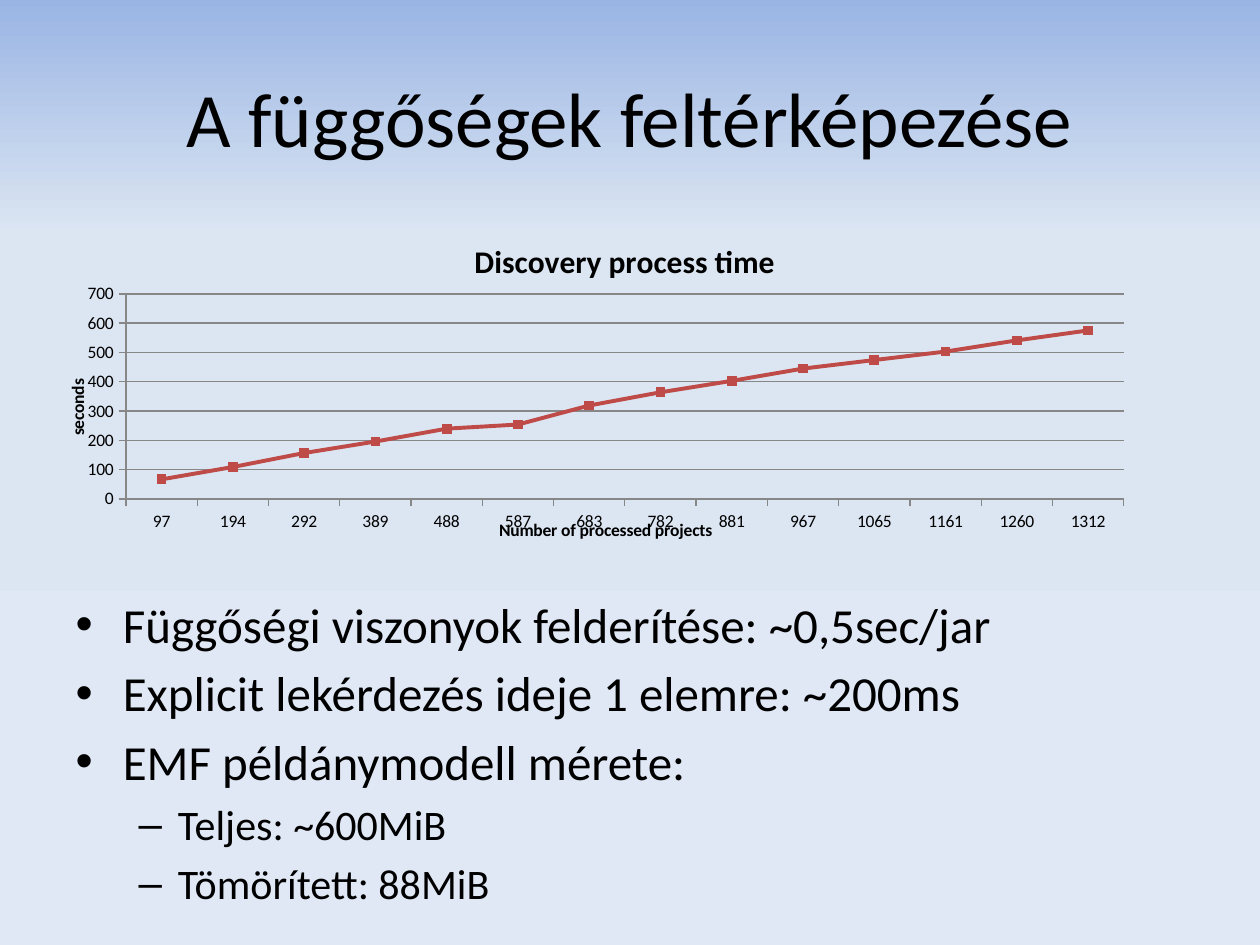
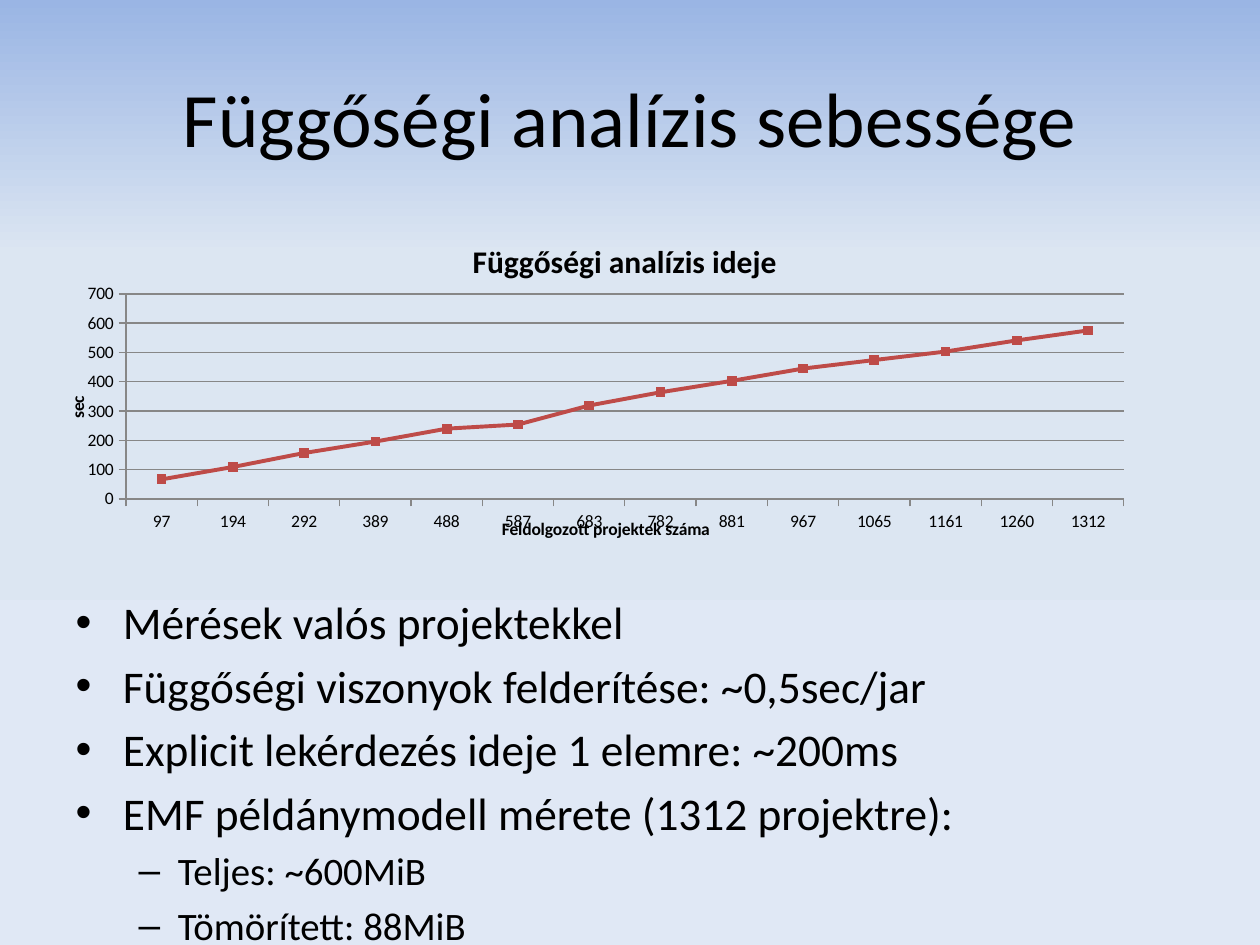
Before and after one commit to donat/incquery-deps, a slide deck: slide 15 of incquery-deps-documentation/presentation/tdk_pres_hu_v2.pptx. Drawn at 1260x945 pixels with LibreOffice and Linux fonts; fonts in the diff are those of the drawing. Boxes give left, top, right and bottom in pixels: in the first picture for what was removed or moved away, otherwise in the second. Text is boxed around its words. In the diff, an @@ line names an element or a change of style, - is before the commit and + after.

```diff
--- a/incquery-deps-documentation/presentation/tdk_pres_hu_v2.pptx
+++ b/incquery-deps-documentation/presentation/tdk_pres_hu_v2.pptx
@@ title at (183,93,1075,161): text changed @@
-A függőségek feltérképezése
+Függőségi analízis sebessége
@@ line chart at (63,220,1187,546) @@
@@ title "Discovery process time" to "Függőségi analízis ideje" @@
@@ category axis title "Number of processed projects" to "Feldolgozott projektek száma" @@
@@ value axis title "seconds" to "sec" @@
@@ text at (123,607,624,647): paragraph added @@
+• Mérések valós projektekkel
@@ text at (123,671,926,892): size 28 to 25.9 pt in "Függőségi viszonyok felderítése: ~0,5sec/jar", "Explicit lekérdezés ideje 1 elemre: ~200ms"; size 24 to 22.2 pt in "Teljes: ~600MiB", "Tömörített: 88MiB" @@
@@ text at (123,797,953,838): text changed; size 28 to 25.9 pt @@
-• EMF példánymodell mérete:
+• EMF példánymodell mérete (1312 projektre):
```
Also in this commit, not shown: 9 other slides changed.
